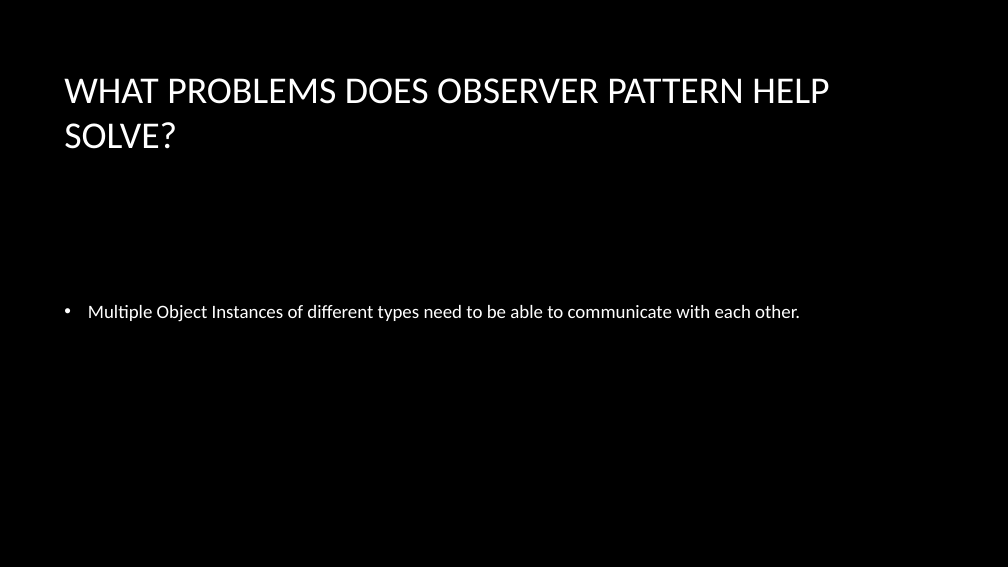
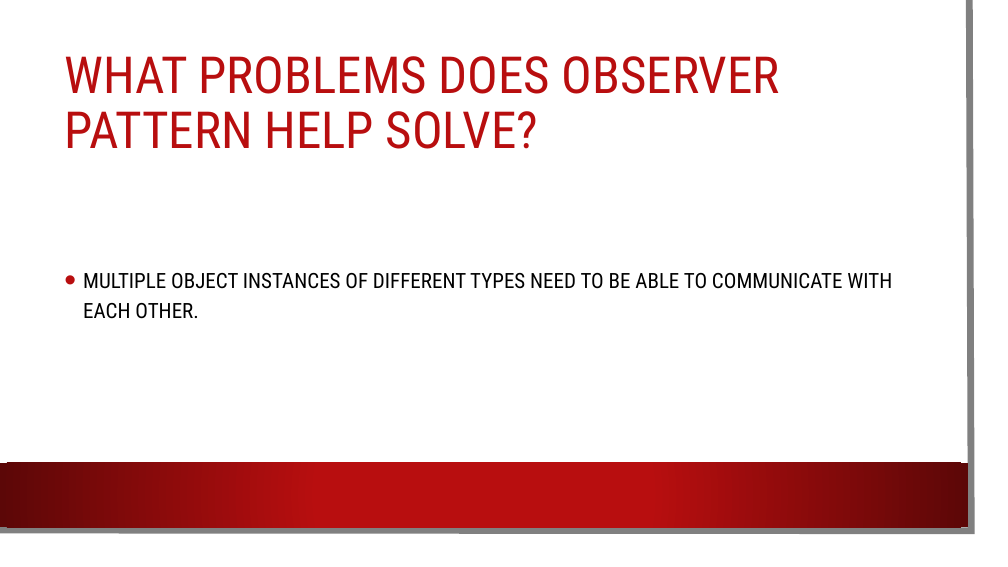
Before and after one commit to dundane/CSC360Demos, a slide deck: slide 122 of CSC360Demo/Design Patterns Slide Show.pptx (slide 167 before the commit). Drawn at 1008x567 pixels with LibreOffice and Linux fonts; fonts in the diff are those of the drawing; background and template pictures are left out. Boxes give left, top, right and bottom in pixels: in the first picture for what was removed or moved away, otherwise in the second. Text is boxed around its words. In the diff, an @@ line names an element or a change of style, - is before the commit and + after.

```diff
--- a/CSC360Demo/Design Patterns Slide Show.pptx
+++ b/CSC360Demo/Design Patterns Slide Show.pptx
@@ rectangle added at (0, 0, 991, 550), fill #FFFFFF @@
@@ freeform shape added at (0, 0, 972, 531), outline #808080 6.5 pt @@
@@ title "WHAT PROBLEMS DOES OBSERVER PATTERN ..." at (64, 56, 780, 149): size 36 to 48.6 pt, font Calibri to Roboto Condensed, text colour #FFFFFF to #B80E0F; line spacing 1 to 0.9 @@
@@ text at (83, 273, 892, 319): text changed; size 18 to 20 pt; font Calibri to Roboto Condensed; text colour #FFFFFF to #000000 @@
-• Multiple Object Instances of different types need to be able to communicate with each other.
+• MULTIPLE OBJECT INSTANCES OF DIFFERENT TYPES NEED TO BE ABLE TO COMMUNICATE WITH EACH OTHER.
@@ rectangle added at (0, 463, 968, 527), fill gradient #B80E0F to #5C0707 @@
```
Also in this commit, not shown: 121 other slides changed, 6 slides added, 1 slide removed, 55 other files.
